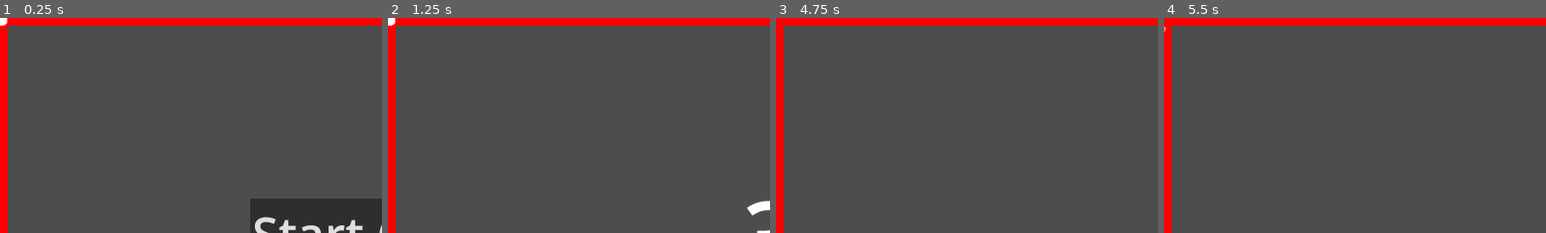
Above: before the commit, frames 1-4 (left to right).
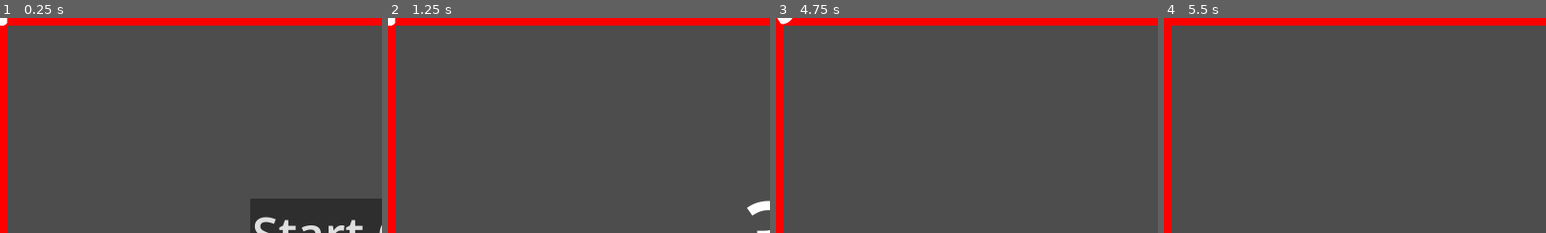
Above: after the commit, the same moments.

Repository: Ozymandias1/godot_snake_game
Game: Godot game, scene res://Scenes/Templates/game_level.tscn
Two runs of this game, one before a commit and one after it. Both use one fixed random seed, a clock stepped at 60 frames per second and the inputs below. This scene is started directly instead of the project's main scene.
Inputs (mouse positions are % of the whole screen's width and height, from its top left):
- Up to frame 1 (0.25 s): no input
- Up to frame 2 (1.25 s): click "Start Game" at 0.5 s
- Up to frame 3 (4.75 s): tap Enter at 1.25 s; move the mouse to (72, 45) at 1.27 s; hold D (Steer Right) 1.28-2.03 s; tap T (TestKey) every 0.75 s from 1.35 to 4.35 s; click (72, 45) at 1.42 s; move the mouse to (30, 55) at 2.02 s; hold A (Steer Left) 2.03-2.78 s; move the mouse to (60, 28) at 2.77 s; hold D (Steer Right) 2.78-4.28 s; tap Space at 3.5 s; move the mouse to (45, 70) at 3.52 s; click (45, 70) at 3.67 s; move the mouse to (80, 65) at 4.27 s; hold A (Steer Left) from 4.28 s (still down)
- Up to frame 4 (5.5 s): keep holding A (Steer Left); tap Enter at 5 s; move the mouse to (20, 35) at 5.02 s; tap T (TestKey) at 5.1 s
The pictures show only the part of the screen within x 0-50%, y 0-50%; the shares and areas given below are measured in that part.

Frames 1-2 are identical in both runs. In frame 3, less than 0.1% of the frame differs, in the area x 0-5%, y 0-4%; in frame 4, less than 0.1%.
Error before the commit: Invalid access to property or key 'name' on a base object of type 'Dictionary'. (res://Scripts/Player.gd:30)
Error after the commit: Invalid access to property or key 'name' on a base object of type 'Dictionary'. (res://Scripts/Player.gd:31)

Commit message:
플레이어 이름표 제일 위로 나오도록 수정

Diff:
--- a/Scenes/Templates/player.tscn
+++ b/Scenes/Templates/player.tscn
@@ -42,6 +42,7 @@
 replication_config = SubResource("SceneReplicationConfig_7jt5j")
 
 [node name="NameTagRoot" type="Node2D" parent="."]
+z_index = 1
 
 [node name="NameTag" type="Label" parent="NameTagRoot"]
 anchors_preset = 7
@@ -65,6 +66,7 @@
 script = ExtResource("5_wpes1")
 
 [node name="SteeringComponent" type="Node" parent="." node_paths=PackedStringArray("player", "target")]
+process_mode = 4
 script = ExtResource("6_m76wp")
 player = NodePath("..")
 target = NodePath("../Head")
--- a/Scripts/GameLevel.gd
+++ b/Scripts/GameLevel.gd
@@ -42,7 +42,6 @@
 
 # 게임 시작 버튼
 func _on_btn_start_game_pressed() -> void:
-	#self._start_game.rpc()
 	self.btn_start_game.hide()
 	self.start_game_timer.start()
 	self._on_start_game_timer_timeout()
--- a/Scripts/Player.gd
+++ b/Scripts/Player.gd
@@ -6,6 +6,7 @@
 @onready var name_tag_root: Node2D = $NameTagRoot
 @onready var marking_component: MarkingComponent = $MarkingComponent
 @onready var move_component: MoveComponent = $MoveComponent
+@onready var steering_component: SteeringComponent = $SteeringComponent
 
 @export var steer_speed: float = 3.0
 @export var move_speed: float = 100.0
@@ -63,6 +64,7 @@
 
 # 플레이어 이동 시작
 func start_move() -> void:
+	steering_component.process_mode = Node.PROCESS_MODE_INHERIT
 	move_component.process_mode = Node.PROCESS_MODE_INHERIT
 
 	for i in range(1, self.body_list.size()):
--- a/project.godot
+++ b/project.godot
@@ -24,6 +24,7 @@
 window/size/viewport_width=1600
 window/size/viewport_height=900
 window/size/resizable=false
+window/vsync/vsync_mode=0
 
 [input]
 
